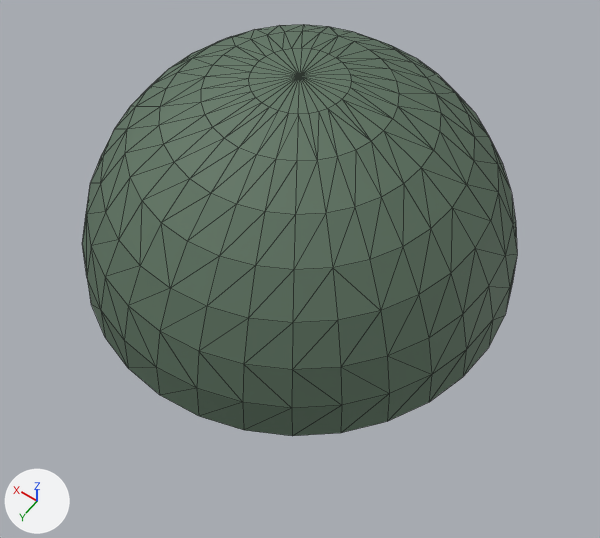
A saved change to the OBJ model models/object2105.obj.
Both versions are drawn from a 50 mm lens placed at (-0.628, 0.88, 1.3), pointed at (-0.062, 0.087, 0.054). The axes (+X, +Y, +Z) are drawn at lower left. The lights are the same throughout. Mesh edges are drawn as thin lines. Where no turn or scale is listed for an object, it has been applied to the vertices.

Script lines for the objects in view, before the commit:
```python
me_object2105 = bpy.data.meshes.new('object2105')
me_object2105.from_pydata(...)  # 257 vertices, 480 faces; spans x -0.427..0.427, y -0.427..0.427, z 0.0..0.427
me_object2105.materials.append(mat_material)  # dark green #5d7360
ob_object2105 = bpy.data.objects.new('object2105', me_object2105)
ob_object2105.location = (0.0, 0.0, 0.0)
```
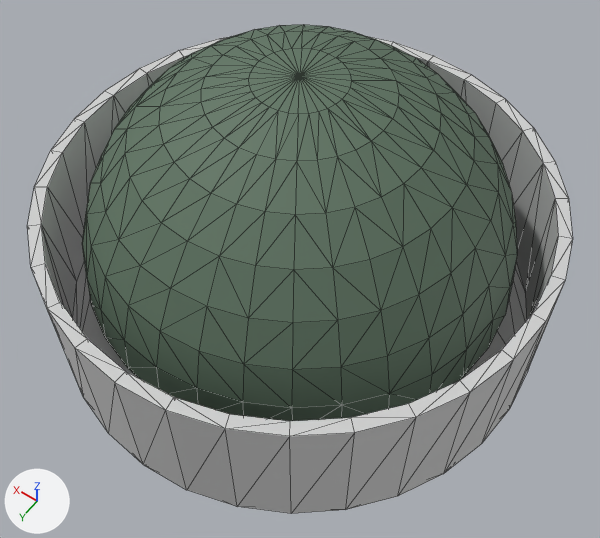
The change, as a list of edits to the scene's bpy script:
```text
Add mat_material_001:
    mat_material_001 = principled_material('Material.001')
    mat_material_001.base_color = (0.64, 0.64, 0.64)  # light grey #d1d1d1
    mat_material_001.roughness = 0.69
Change me_object2105:
    used by ob_object2105; location = (0.0, 0.0, 0.0)
    remove me_object2105.from_pydata(...)  # 257 vertices, 480 faces; spans x -0.427..0.427, y -0.427..0.427, z 0.0..0.427
    add me_object2105.from_pydata(...)  # 642 vertices, 1276 faces; spans x -0.504..0.504, y -0.504..0.504, z -0.151..0.427
    me_object2105 part 1: a new loose piece of 128 vertices spanning x -0.504..0.504, y -0.504..0.504, z -0.151..0.151, in mat_material_001 (light grey #d1d1d1)
    add me_object2105.materials.append(mat_material_001)  # light grey #d1d1d1
```

What differs and where, as boxes (x1, y1, x2, y2) in the pictures (600 x 538 px):
'object2105', reshaped (25% wider, 19% taller)
    before: (82, 25, 517, 436)
    after: (27, 25, 573, 513)
part 1 of me_object2105, added
    after: (27, 36, 573, 513)
